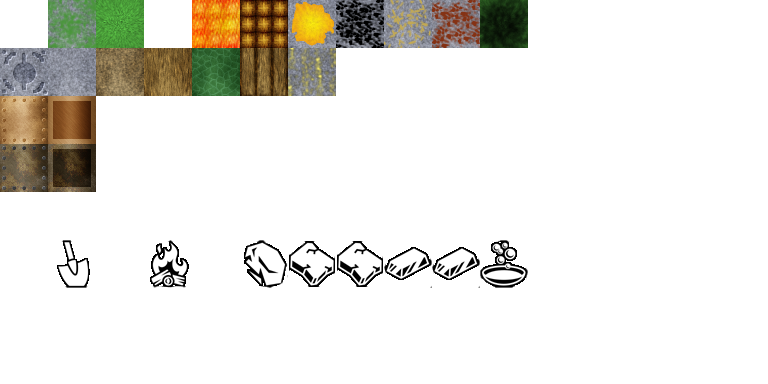
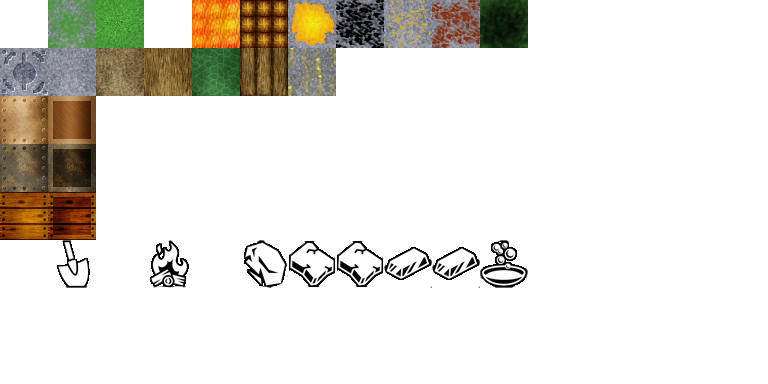
Revision of a layered 768 x 384 image; what changed, layer by layer:
added layer "65 - carpenter bench top" above "64 - plank wall" over [48, 192, 96, 240]
added layer "64 - plank wall" above "90 - item_amberfell" over [0, 192, 48, 240]
